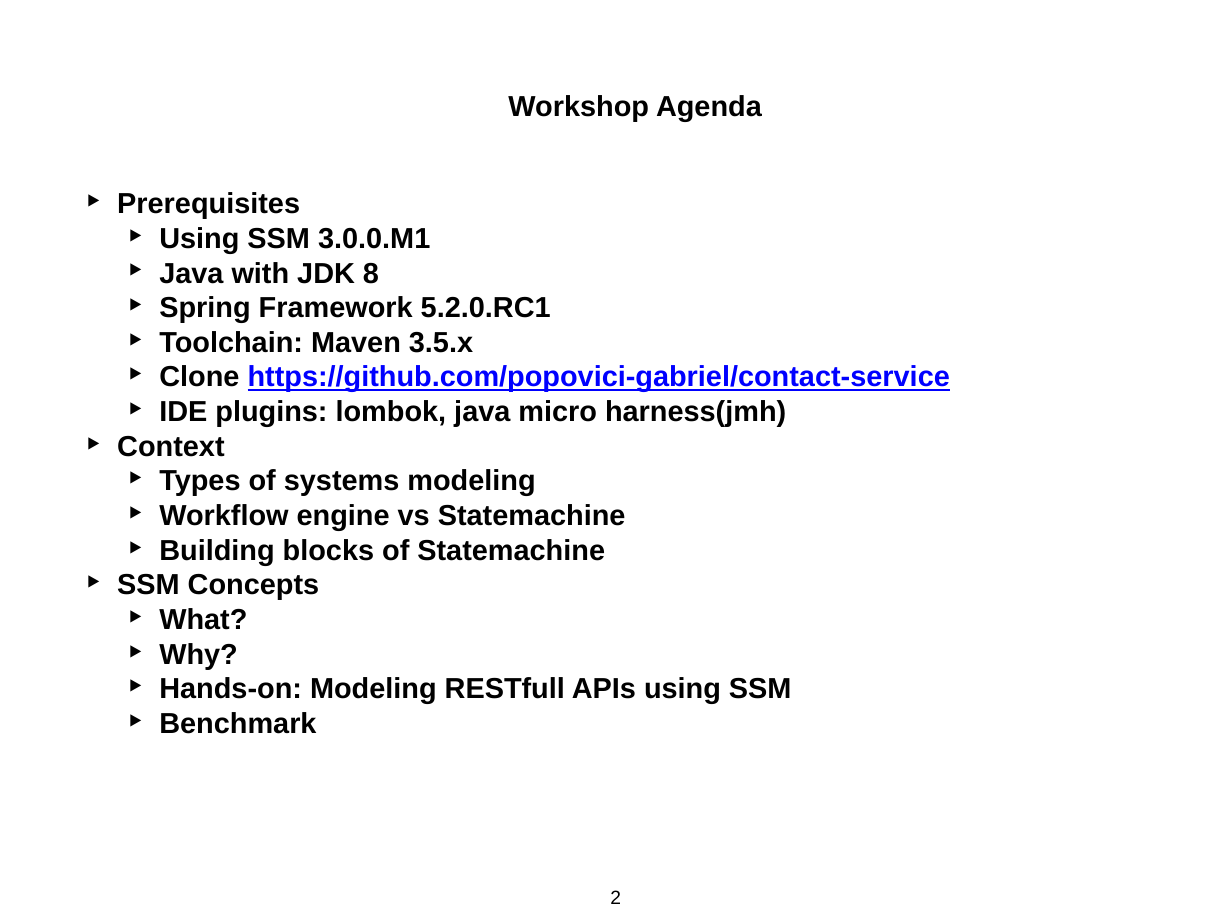
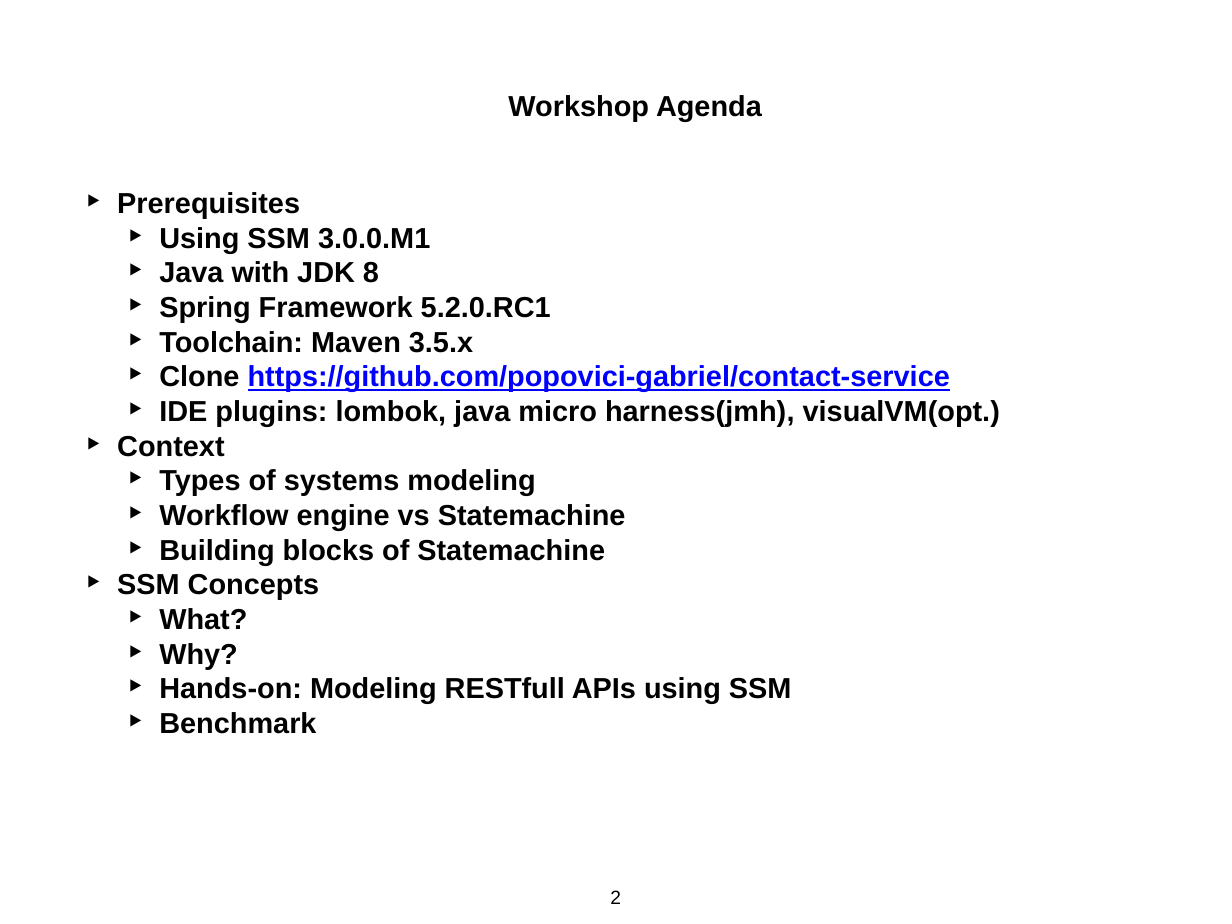
Before and after one commit to popovici-gabriel/contact-service, a slide deck: slide 2 of presentation/SSM.pptx. Drawn at 1232x924 pixels with LibreOffice and Linux fonts; fonts in the diff are those of the drawing. Boxes give left, top, right and bottom in pixels: in the first picture for what was removed or moved away, otherwise in the second. Text is boxed around its words. In the diff, an @@ line names an element or a change of style, - is before the commit and + after.

```diff
--- a/presentation/SSM.pptx
+++ b/presentation/SSM.pptx
@@ text at (159, 400, 1000, 426): text changed @@
-  ‣ IDE plugins: lombok, java micro harness(jmh)
+  ‣ IDE plugins: lombok, java micro harness(jmh), visualVM(opt.)
```
Also in this commit, not shown: 5 other slides changed.
